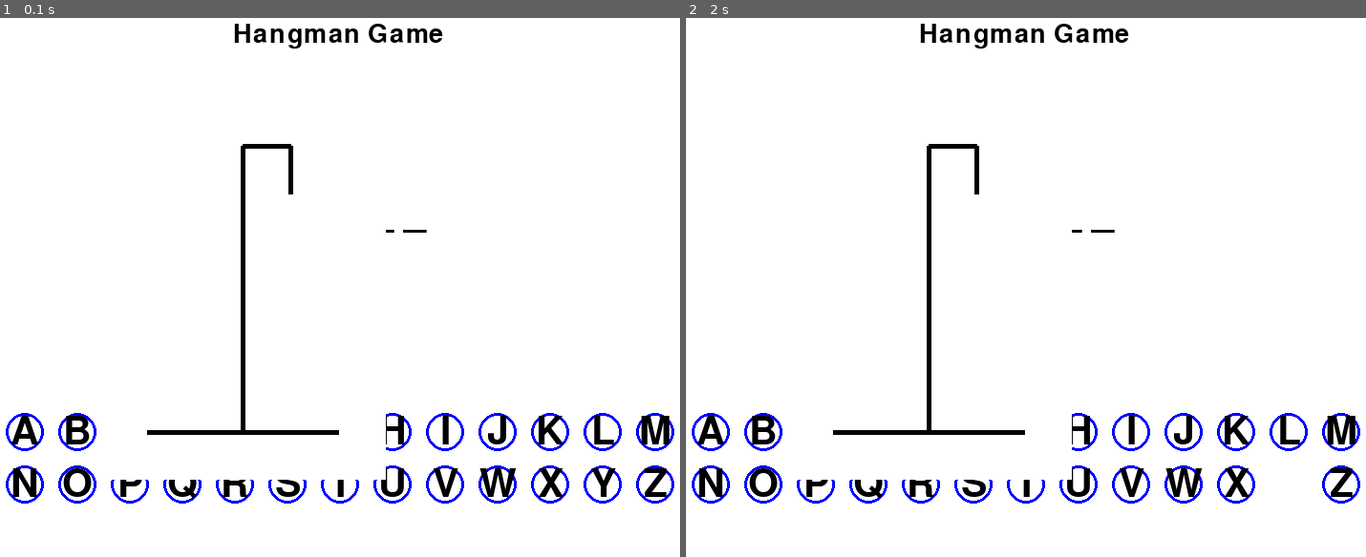
Above: before the commit, frames 1-2 (left to right).
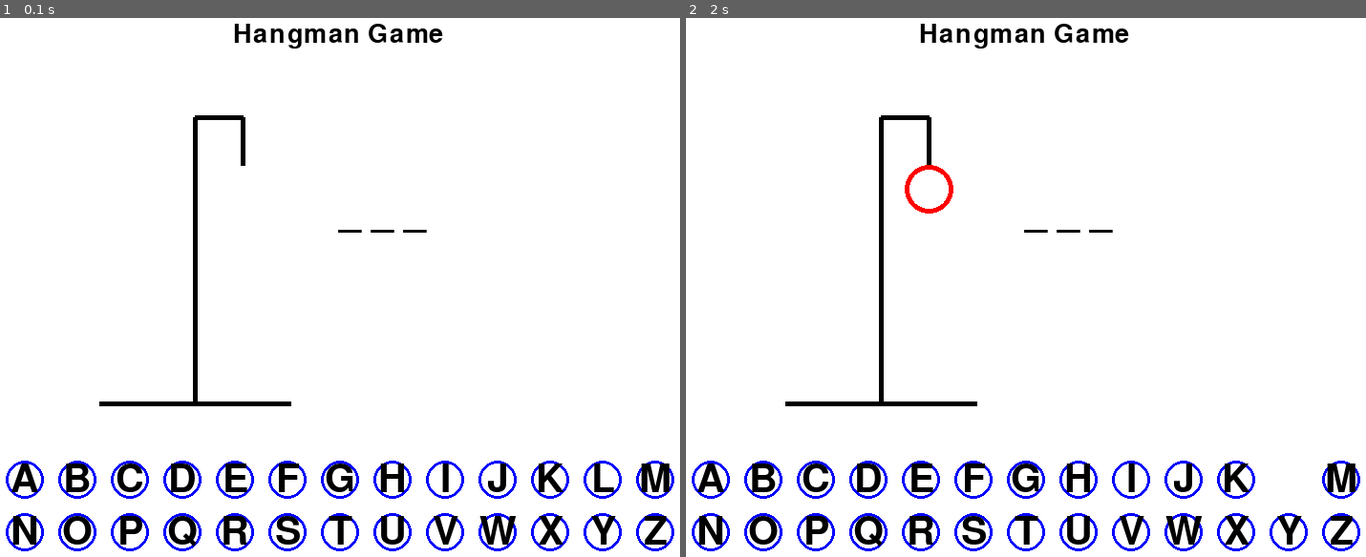
Above: after the commit, the same moments.

Repository: duochen/Python-Beginner
Game: pygame game, started from Games/Hangman/hangman_gui.py
Same seed, same stepped clock (60 frames per second), same inputs: the game is played once before the commit and once after it.
Inputs (mouse positions are in pixels of both pictures, inside the frame that each line leads up to):
- Up to frame 1 (0.1 s): no input
- Up to frame 2 (2 s): click (1304, 492) at 1.88 s

The runs differ from the first frame. In frame 1, 8.3% of the frame differs, in the area x 0-100%, y 18-99%; in frame 2, 8.3%.

Commit message:
check in code

Diff:
--- a/Games/Hangman/hangman_gui.py
+++ b/Games/Hangman/hangman_gui.py
@@ -31,7 +31,7 @@
 gap = 15
 letters = []
 startx = round((WIDTH - (RADIUS * 2 + gap) * 13) / 2)
-starty = 450
+starty = 500
 
 for i in range(26):
     x = startx + gap * 2 + ((RADIUS * 2 + gap) * (i % 13))
@@ -71,7 +71,7 @@
             screen.blit(text, (x - text.get_width() // 2, y - text.get_height() // 2))
 
     # Draw hangman
-    screen.blit(images[attempts], (150, 100))
+    screen.blit(images[attempts], (100, 70))
     pygame.display.update()
 
 # Display message
